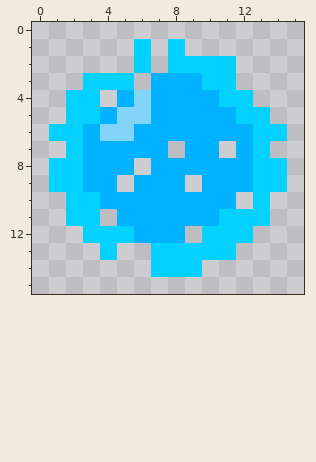
A pixel-art sprite gets an edit: textures/bullet/Aqua/3.png. That is the earlier state.
The file is 16x16 pixels. Pixels under 10% opacity are left out.
And afterwards:
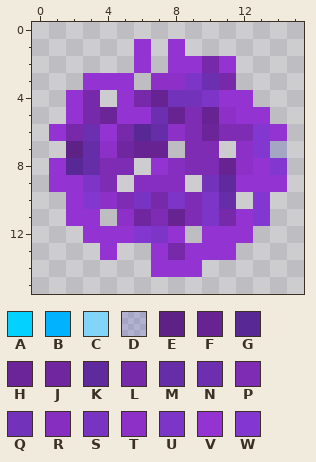
Palette (. is transparent): A #03d1ff  B #00b2ff  C #82d5f8  D #3f48cc33  E #5e2186  F #662391  G #582994  H #6b2599  J #70269f  K #5e2a9d  L #7629a8  M #662da8  N #6b2faf  P #7f2cb5  Q #7232ba  R #862ebf  S #7833c2  T #8c30c7  U #7d35c8  V #9333d2  W #8237d1
Edits made:
@@ x 0..15 @@
  0 ................
- 1 ......A.A.......
- 2 ......A.AAAA....
- 3 ...AAA.BBBAA....
- 4 ..AA.BCBBBBAA...
- 5 ..AABCCBBBBBAA..
- 6 .AABCCBBBBBBBAA.
- 7 ..ABBBBB.BB.BA..
- 8 .AABBB.BBBBBBAA.
- 9 .AABB.BBB.BBBAA.
-10 ..AABBBBBBBB.A..
-11 ..AA.BBBBBBAAA..
-12 ...AAABBB.AAA...
-13 ....A..AAAAA....
-14 .......AAA......
+ 1 ......V.V.......
+ 2 ......V.VVLV....
+ 3 ...VVV.TTUNL....
+ 4 ..VL.VLFQQUVV...
+ 5 ..VLHVVNFPFTVV..
+ 6 .VLNVLGMTPHPPWV.
+ 7 ..EMTJFF.PP.TWD.
+ 8 .VGMPP.VRPPFTVW.
+ 9 .VVUP.RRR.QKVVV.
+10 ..VWTPSLUPUM.W..
+11 ..VV.TJPFPULVW..
+12 ...VVVWUV.VVV...
+13 ....V..VLVVV....
+14 .......VVV......
 15 ................
Pixel boxes of the changes (left, top, right, bottom) in both pictures:
changed: (49, 39, 287, 277)
